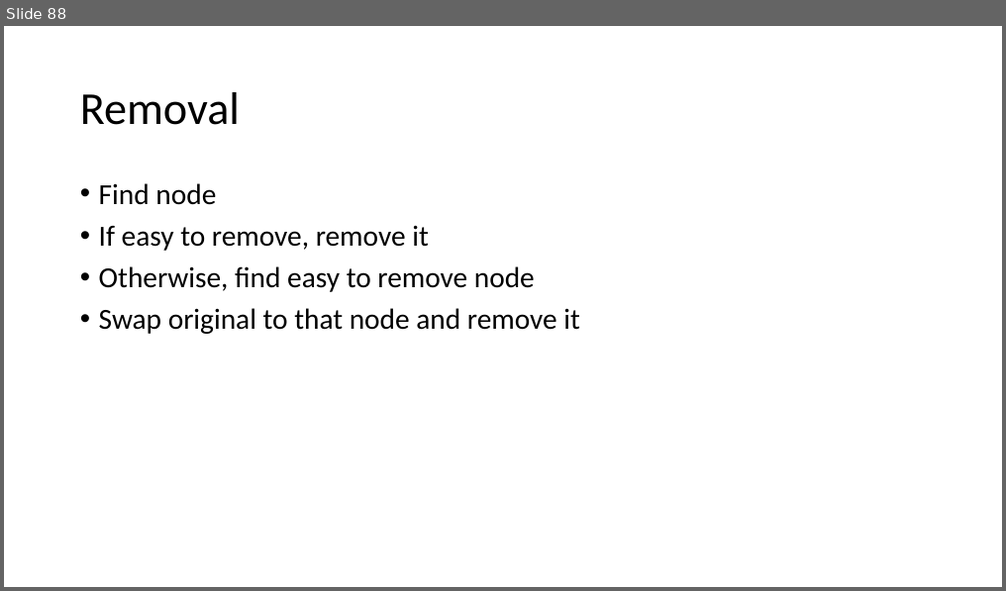
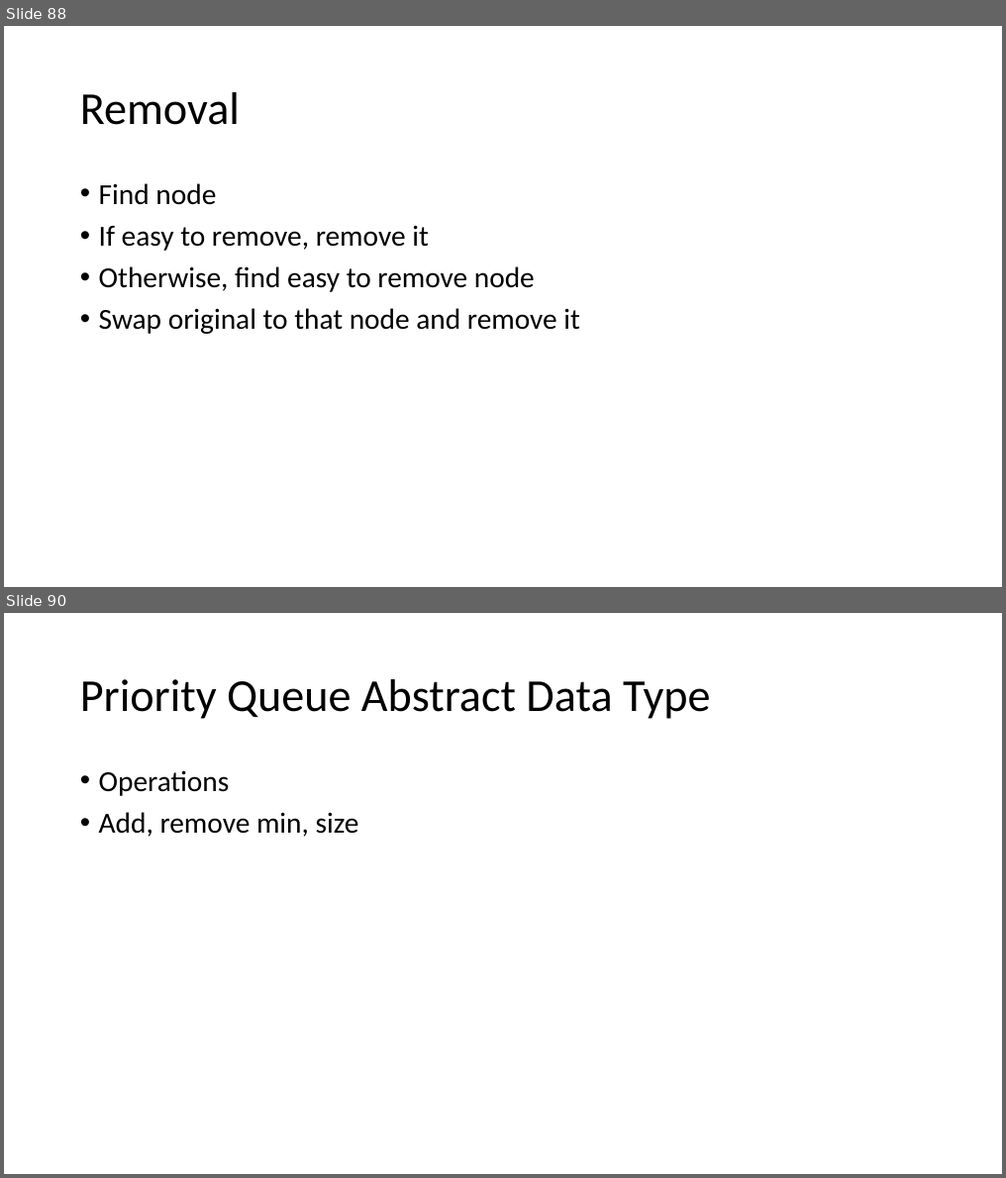
Before and after one commit to skalakm/232, a slide deck: notes.pptx. Shown one above the other, each under a label of ours: slide 88 before the commit, slides 88 and 90 after it; the slides between them are not shown. The pictures are 1006x591 and 1006x1178 pixels, drawn with LibreOffice and Linux fonts; fonts in the diff are those of the drawing. Boxes give left, top, right and bottom in pixels: in the first picture for what was removed or moved away, otherwise in the second. Text is boxed around its words. In the diff, an @@ line names an element or a change of style, - is before the commit and + after.

```diff
--- a/notes.pptx
+++ b/notes.pptx
@@ slide 90 added at box(4, 613, 1002, 1174), background #FFFFFF @@
@@ title added at box(80, 679, 711, 719), 44 pt, text #000000 @@
+Priority Queue Abstract Data Type
@@ text added at box(99, 770, 359, 837), 28 pt, text #000000 @@
+• Operations
+• Add, remove min, size
```
Also in this commit, not shown: 6 other slides added, 1 slide removed.
